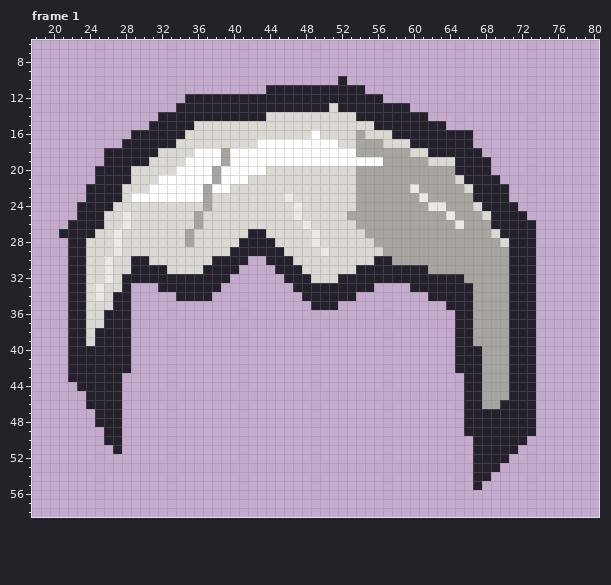
Edited in one commit: pixel-art file (artifacts/mundinho/libresprite/portraits/portrait-hair.ase). Above: the version before the commit.
96x112 pixels, 6 frames. Shown: frame 1: x 18..80, y 6..58. The commit also changed other frames, which this record leaves out.
Once edited:
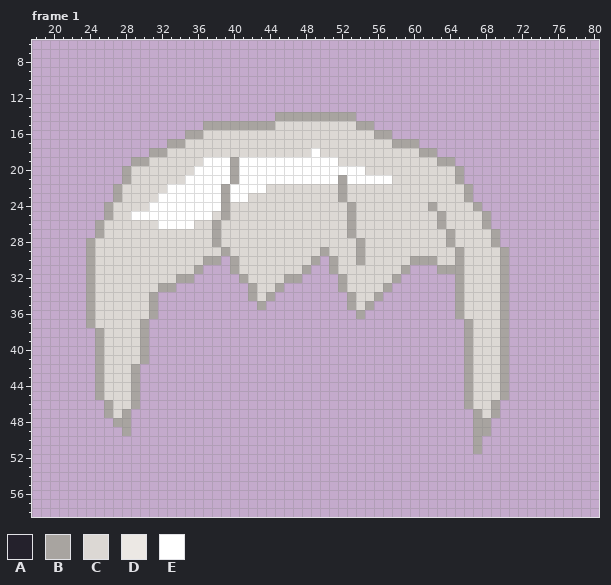
Palette (. is transparent): A #24212c  B #a8a4a0  C #dcd8d4  D #ece8e4  E #ffffff
The exact change:
Changed rows in their new state; - is an unchanged pixel.
Frame 1:
first column x 21:
10 -------------------------------.---------------------
11 -----------------------...........-------------------
12 --------------......................-----------------
13 -------------..........................--------------
14 -----------.............BBBBBBBBB........------------
15 ----------......BBBBBBBB---------BB........----------
16 --------......BB------------C----C-BB.........-------
17 -------.....BB--------CCCCCCCCC--CCC-BBB......-------
18 -----.....BB---CCCCCCCCCCCCC-CCCCCCCCCC-BB.....------
19 -----...BB----CC--EB-----------CCCCCCCCCC-BB....-----
20 ----...B-----CC--E-B---EEEEEEEEEEECCCCCCCCCCB...-----
21 ----...B---CCC---E-B-EEEEEEEEEEBEEEEECCCCCCCB....----
22 ---...B---CC----E-BEEEE--------B-CCCCCCCCCCCCB....---
23 ---...B-CCC-----EEBEE----C-----B-CCCCCCCCCCCC-....---
24 --...B----EEEEEEEEB-------C-----BCCCCCCCCBCCCCB....--
25 --...B-CEEEEEEEEE-B-------C------CCCCCCCCC-CCCCB....-
26 -...B--C---EEEEC-B---------C----BCCCCCCCCC-CCCC-.....
27 ....B-C-------C--B---CC-----C---B-CCCCCCCCC-CCCCB....
28 -..B--C-------C--B--CCCC----C----B-CCCCCCCC-CCCC-....
29 -..B--C-----------BCCCCCC----B---B--CCCCCCCC-CCCC-...
30 -..B-C--CC------BB.BCCCCCC--B.B--B-CCCC---CC-CCCC-...
31 -..B-C--CCCC---B...BCCCCCCCB..B--CCCCCB...---CCCC-...
32 -..B-C-CCCCCCBB....-BCCCCBB....BCCCCCB......BCCCC-...
33 -..BC--CCCCBB.....---BCCB-.....BCCCCB--.....BCCCC-...
34 -..BC-CCCCB--....----BCB---.....BCCB-----...BCCCC-...
35 -..B--CCCCB-----------B-----...-BCB--------.BCCCC-...
36 -..B-CCCCCB----------------------B----------BCCCC-...
37 -..B-CCCCB----------------------------------.BCCC-...
38 -...BCCCCB----------------------------------.BCCC-...
39 -...BCCCCB----------------------------------.BCCC-...
40 -...BCCCCB----------------------------------.BCCC-...
41 -...BCCCCB----------------------------------.BCCC-...
42 -...BCCCB-----------------------------------.BCCC-...
43 -...BCCCB------------------------------------BCCC-...
44 --..BCCCB------------------------------------BCCC-...
45 ---.BCCCB------------------------------------BCCC-...
46 ---..BCCB------------------------------------BCC-....
47 ----.BCB-------------------------------------.BCB....
48 ----..BB-------------------------------------.BB.....
49 -----..B-------------------------------------.BB.....
50 -----..---------------------------------------B.....-
51 ------.---------------------------------------B....--
52 ----------------------------------------------....---
53 ----------------------------------------------...----
54 ----------------------------------------------..-----
55 ----------------------------------------------.------
